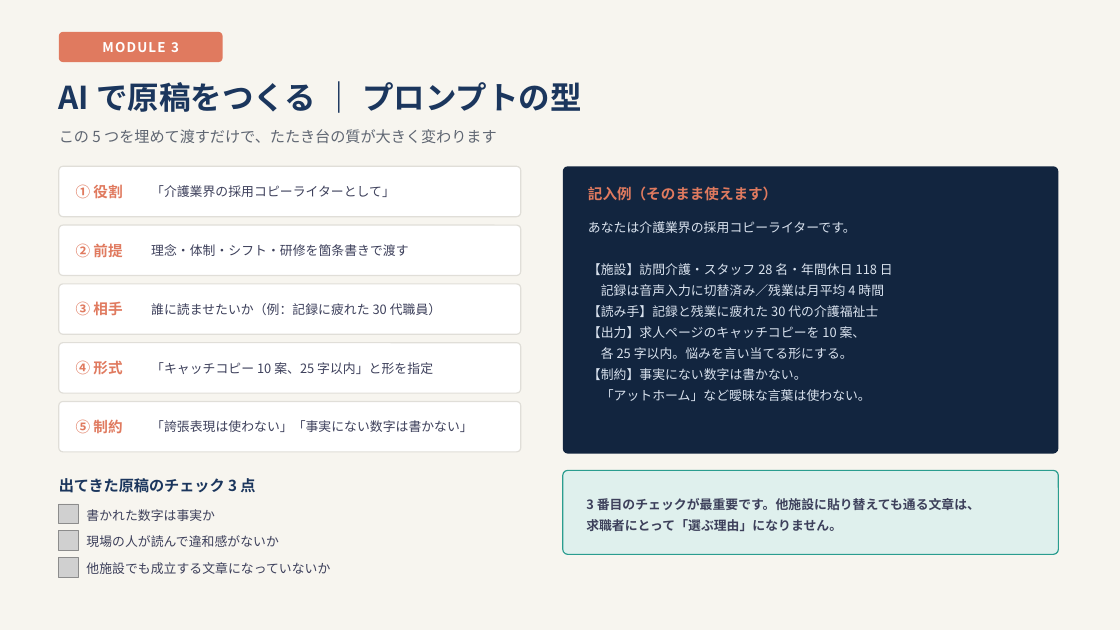
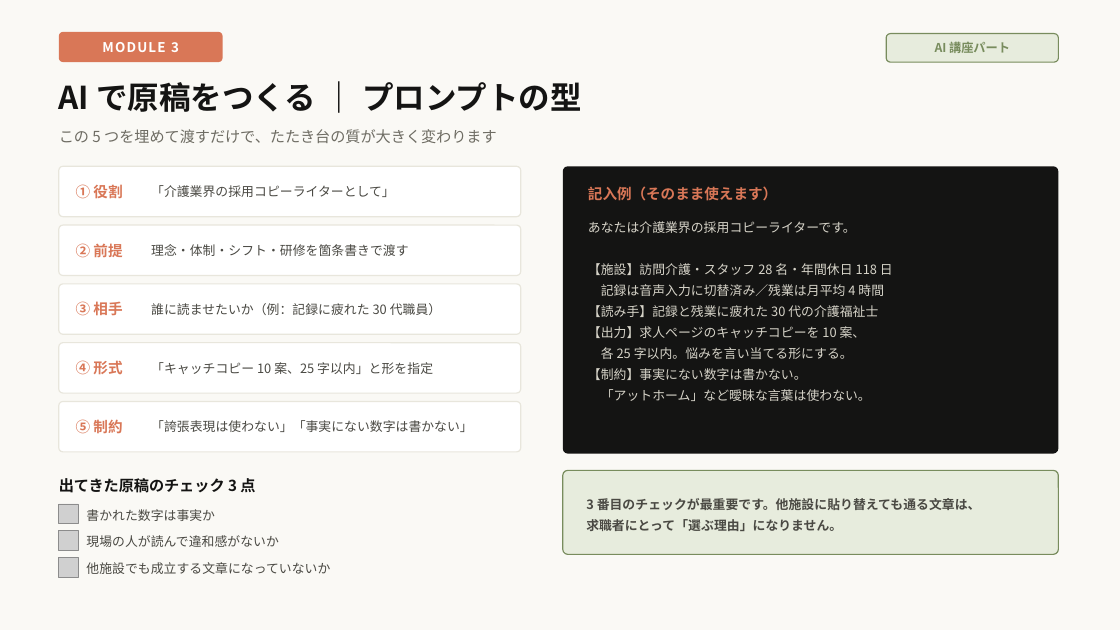
Before and after one commit to gala19690717-bit/-ai-news-mailer, a slide deck: slide 12 of docs/recruitment-webinar/AI採用アドバンス講座_0円採用の設計図.pptx. Drawn at 1120x630 pixels with LibreOffice and Linux fonts; fonts in the diff are those of the drawing; grey boxes stand for pictures. Boxes give left, top, right and bottom in pixels: in the first picture for what was removed or moved away, otherwise in the second. Text is boxed around its words. In the diff, an @@ line names an element or a change of style, - is before the commit and + after.

```diff
--- a/docs/recruitment-webinar/AI採用アドバンス講座_0円採用の設計図.pptx
+++ b/docs/recruitment-webinar/AI採用アドバンス講座_0円採用の設計図.pptx
@@ background #F7F5EF to #FAF9F5 @@
@@ rounded rectangle added at (886, 34, 1059, 62), fill #E7ECDD, outline #788C5D 1 pt @@
@@ text added at (935, 41, 1010, 53), 10.5 pt, text #788C5D, bold @@
+AI 講座パート
@@ text "AI で原稿をつくる ｜ プロンプトの型" at (59, 82, 582, 112): text colour #1B365D to #141413 @@
@@ text "この 5 つを埋めて渡すだけで、たたき台の質が大きく変わります" at (59, 129, 497, 143): text colour #5F6672 to #6E6C63 @@
@@ rounded rectangle at (563, 166, 1059, 454): fill #12253F to #141413 @@
@@ text "記入例（そのまま使えます）" at (588, 186, 777, 201): text colour #E07A5F to #D97757 @@
@@ text "あなたは介護業界の採用コピーライターです。" at (588, 221, 893, 401): text colour #D9E2EE to #D6D3C8 @@
@@ outline #E0DED8 1 pt to #E8E6DC 1 pt in 5 elements at (59, 166, 521, 217), (59, 225, 521, 276), (59, 284, 521, 334), (59, 343, 521, 393), (59, 402, 521, 452) @@
@@ text "出てきた原稿のチェック 3 点" at (59, 478, 255, 493): text colour #1B365D to #141413 @@
@@ rounded rectangle at (563, 471, 1059, 555): fill #DFF0ED to #E7ECDD; outline #2A9D8F 1 pt to #788C5D 1 pt @@
@@ text colour #3D405B to #4A4943 in 9 elements at (151, 185, 395, 197), (151, 244, 409, 256), (151, 303, 441, 315), (151, 362, 433, 374), (151, 420, 473, 432), (86, 509, 215, 521), (86, 535, 278, 547), (86, 562, 330, 574), (586, 498, 981, 531) @@
```
Also in this commit, not shown: 17 other slides changed, 1 slide added, 2 other files.
